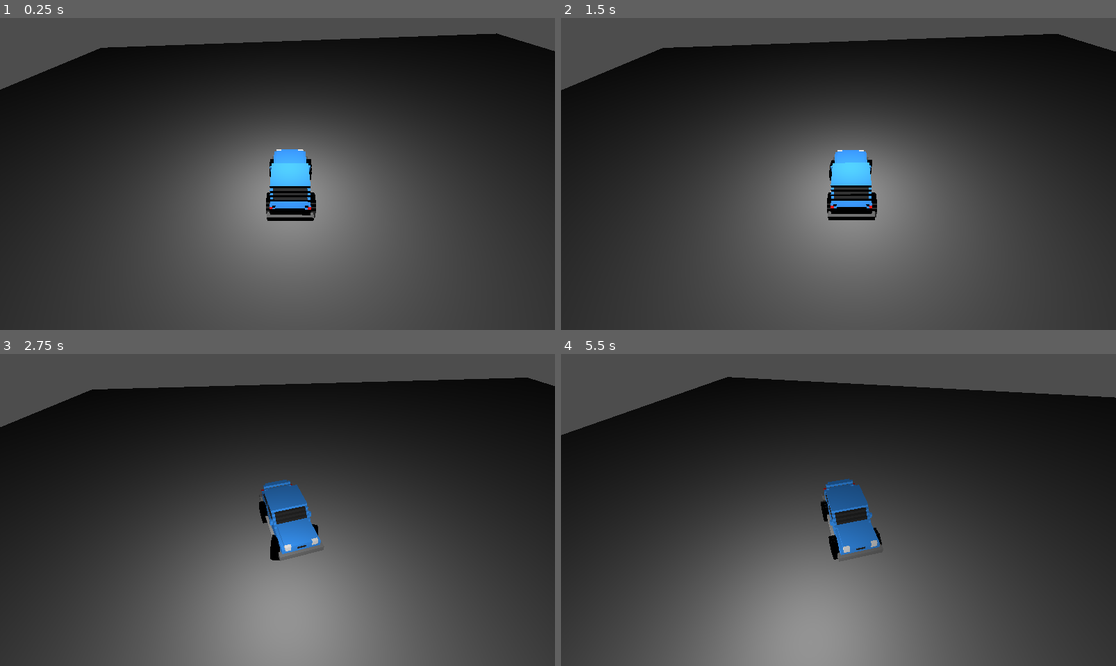
Above: before the commit, frames 1-4 (two rows, left to right).
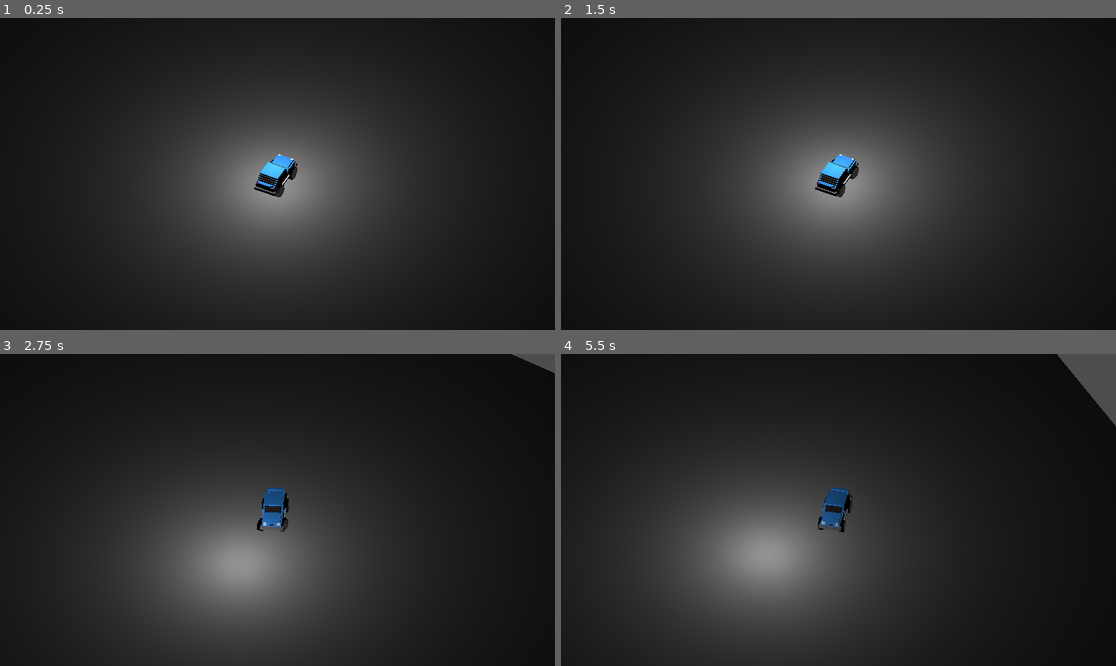
Above: after the commit, the same moments.

Repository: gex194/rally-game
Game: Godot game, scene res://Scenes/main.tscn
Same seed, same stepped clock (60 frames per second), same inputs: the game is played once before the commit and once after it.
Inputs:
- Up to frame 1 (0.25 s): no input
- Up to frame 2 (1.5 s): hold D (Right) 0.53-1.28 s; tap Enter at 1.25 s; hold S (Back) from 1.28 s (still down)
- Up to frame 3 (2.75 s): release S (Back) at 2.03 s; hold D (Right) from 2.03 s (still down)
- Up to frame 4 (5.5 s): release D (Right) at 2.78 s; hold W (Forward) 2.78-3.53 s; hold A (Left) 3.53-5.03 s; hold S (Back) from 5.03 s (still down)

The runs differ from the first frame. In frame 1, 49% of the frame differs, in the area x 0-100%, y 0-100%; in frame 2, 49%; in frame 3, 45%; in frame 4, 48%.

Commit message:
Fixed car handling, changed camera to ort

Diff:
--- a/Scenes/car.gd
+++ b/Scenes/car.gd
@@ -1,7 +1,7 @@
 extends VehicleBody3D
 
-var max_rpm = 80
-var max_torque = 170
+var max_rpm = 500
+var max_torque = 200
 
 func _physics_process(delta: float) -> void:
 	steering = lerp(steering, Input.get_axis("Right","Left") * 0.4, 5 * delta)
--- a/Scenes/car.tscn
+++ b/Scenes/car.tscn
@@ -12,7 +12,9 @@
 
 [node name="Car" type="VehicleBody3D" parent="."]
 transform = Transform3D(1, 0, 0, 0, 1, 0, 0, 0, 1, 0, 1, 0)
-mass = 100.0
+mass = 70.0
+center_of_mass_mode = 1
+center_of_mass = Vector3(0, -0.5, 0)
 script = ExtResource("1_8u2tg")
 
 [node name="CollisionShape3D" type="CollisionShape3D" parent="Car"]
@@ -25,6 +27,7 @@
 [node name="front_left_wheel" type="VehicleWheel3D" parent="Car"]
 transform = Transform3D(0.65, 0, 0, 0, 0.65, 0, 0, 0, 0.65, 0.763712, 0.0557913, 0.947786)
 use_as_steering = true
+wheel_radius = 0.4
 suspension_stiffness = 70.0
 damping_compression = 1.9
 damping_relaxation = 2.0
@@ -35,6 +38,7 @@
 [node name="front_right_wheel" type="VehicleWheel3D" parent="Car"]
 transform = Transform3D(0.65, 0, 0, 0, 0.65, 0, 0, 0, 0.65, -0.808983, 0.0557913, 0.947786)
 use_as_steering = true
+wheel_radius = 0.4
 suspension_stiffness = 70.0
 damping_compression = 1.9
 damping_relaxation = 2.0
@@ -45,6 +49,7 @@
 [node name="rear_left_wheel" type="VehicleWheel3D" parent="Car"]
 transform = Transform3D(0.65, 0, 0, 0, 0.65, 0, 0, 0, 0.65, 0.763712, 0.0557913, -0.854642)
 use_as_traction = true
+wheel_radius = 0.4
 suspension_stiffness = 70.0
 damping_compression = 1.9
 damping_relaxation = 2.0
@@ -55,6 +60,7 @@
 [node name="rear_right_wheel" type="VehicleWheel3D" parent="Car"]
 transform = Transform3D(0.65, 0, 0, 0, 0.65, 0, 0, 0, 0.65, -0.808983, 0.0557913, -0.854642)
 use_as_traction = true
+wheel_radius = 0.4
 suspension_stiffness = 70.0
 damping_compression = 1.9
 damping_relaxation = 2.0
@@ -66,4 +72,7 @@
 script = ExtResource("4_8s2ur")
 
 [node name="camera" type="Camera3D" parent="Car/camera_pivot"]
-transform = Transform3D(-0.998499, 1.44987e-09, -0.0547759, -0.0387594, 0.706613, 0.706538, 0.0387053, 0.7076, -0.705552, 0, 5.86307, -5.1992)
+transform = Transform3D(-0.884202, 0.305131, -0.353669, -0.0387594, 0.706613, 0.706538, 0.465494, 0.63843, -0.612962, -10.4739, 20.977, -17.8284)
+projection = 1
+size = 20.19
+near = 0.03
Not shown, changed: Build/index.png.import
Not shown, changed: Build/index.html
Not shown, changed: Build/index.pck
Not shown, removed: Build/web_dev_build.audio.worklet.js
Not shown, removed: Build/web_dev_build.html
Not shown, removed: Build/web_dev_build.js
Not shown, removed: Build/web_dev_build.pck
Not shown, removed: Build/web_dev_build.png
Not shown, changed: Build/web_dev_build.wasm
